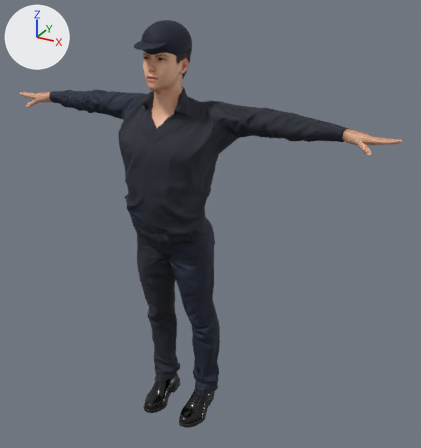
One commit to the glTF model sj/assets/humanos/poli1.glb: the scene before it, then after it.
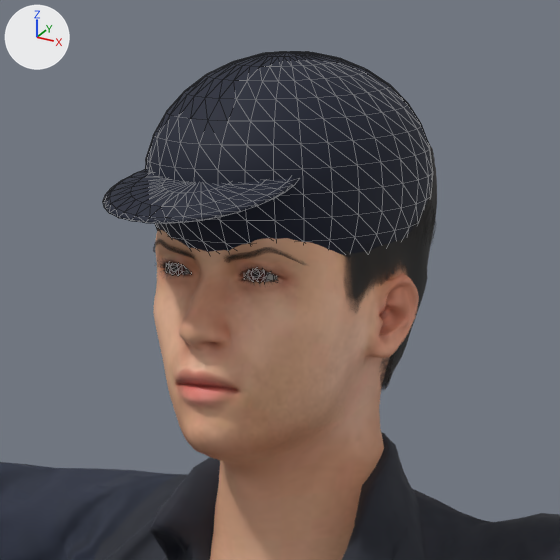
Old and new are each drawn whole from a camera (50 mm lens) standing at (1.26, -1.983, 1.984) and looking at (0.133, 0.066, 0.96) and again close up on the part from 28% to 51% of the width and 3% to 24% of the height. The axes (+X, +Y, +Z) are drawn at upper left. The lights are the same throughout. The last two pictures show the newer version. The close-ups show mesh edges as thin lines. Vertices at exactly the same position are counted once.

Names of what the first close-up shows: 'Human', 'Human.gorra', 'Human.male_casualsuit01', 'Human.short01' and 3 more.
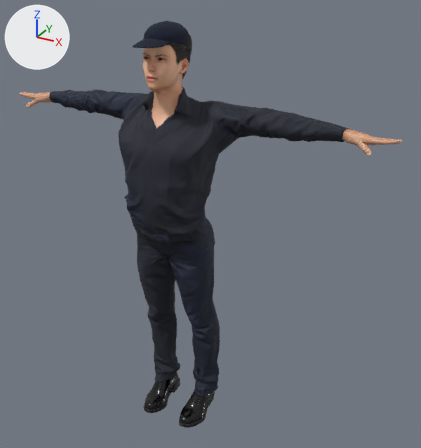
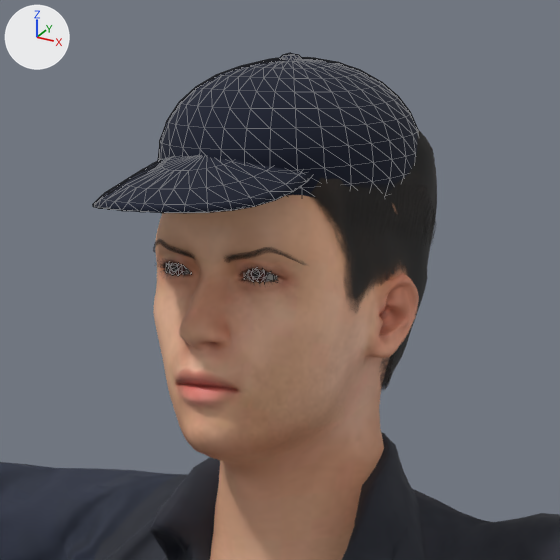
Changed parts and their boxes (x1, y1, x2, y2) in the close-ups (560 x 560 px; the box of a moved part takes in the faces that stretch with it):
```json
{"object": "Human.gorra", "change": "reshaped", "before": [103, 51, 433, 256], "after": [93, 53, 418, 213], "on screen": "22% shorter"}
{"part": 1, "of": "me_sphere", "change": "added", "after": [279, 53, 302, 59], "on screen": "mostly hidden"}
{"part": 2, "of": "me_sphere", "change": "rebuilt", "before": [145, 51, 433, 256], "after": [158, 57, 418, 197]}
{"part": 3, "of": "me_sphere", "change": "moved or reshaped", "before": [103, 169, 298, 224], "after": [93, 156, 312, 213]}
```

The change, as JSON lines over the scene's bpy script:
```json
{"block": "me_sphere", "where": "# used by ob_human_gorra; location = (0.0, 0.0, 0.0)"}
{"op": "remove", "block": "me_sphere", "code": "me_sphere.from_pydata(...)  # 708 vertices, 1408 faces; spans x -0.086..0.086, y -0.205..0.075, z 1.648..1.805"}
{"op": "add", "block": "me_sphere", "code": "me_sphere.from_pydata(...)  # 770 vertices, 1528 faces; spans x -0.076..0.076, y -0.23..0.07, z 1.68..1.804"}
{"block": "me_sphere", "change": "me_sphere part 1: a new loose piece, a UV sphere (12 segments, 6 rings, poles along z) spanning x -0.011..0.011, y -0.045..-0.023, z 1.782..1.804, in mat_gorra (dark blue #0c152c)"}
{"block": "me_sphere", "change": "me_sphere part 2: the loose piece of 482 vertices spanning x -0.086..0.086, y -0.152..0.075, z 1.648..1.805 is rebuilt with 482 vertices and now spans x -0.076..0.076, y -0.145..0.07, z 1.68..1.8"}
{"block": "me_sphere", "change": "me_sphere part 3: 224 vertices removed from x -0.063..0.063, y -0.205..-0.079, z 1.714..1.747; 224 vertices added at x -0.061..0.061, y -0.23..-0.038, z 1.723..1.765"}
```
